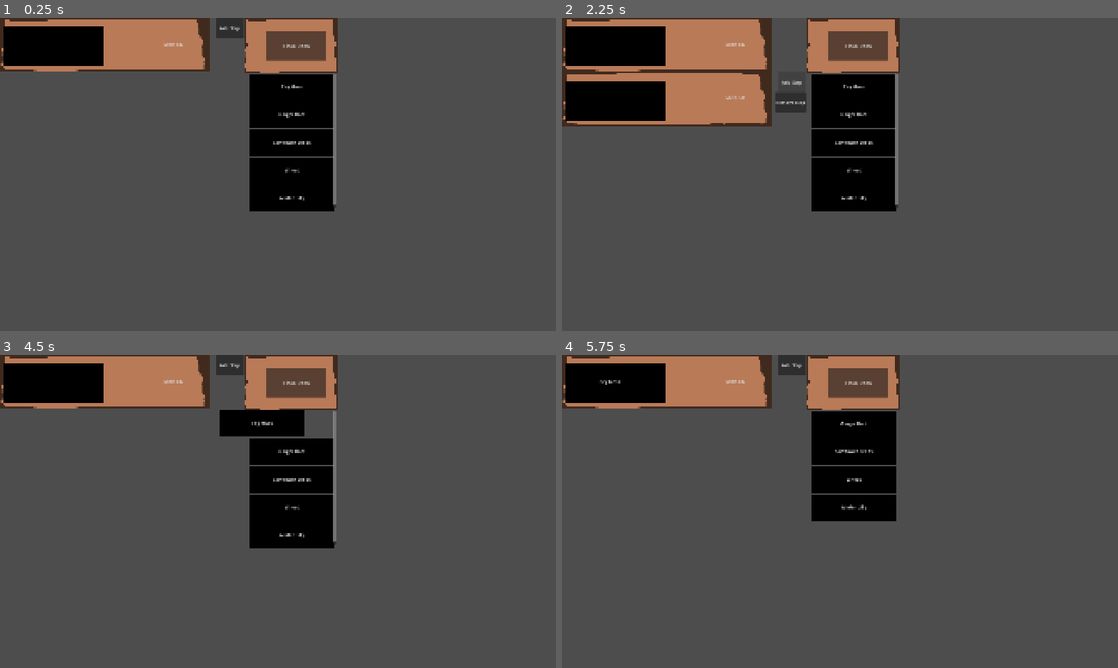
Above: before the commit, frames 1-4 (two rows, left to right).
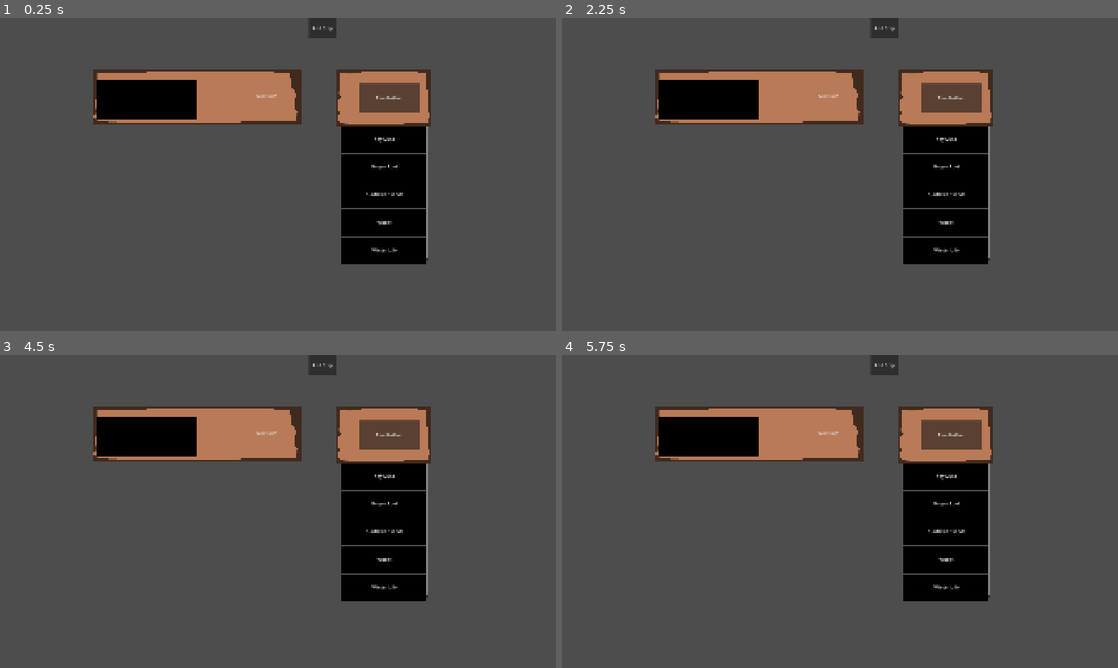
Above: after the commit, the same moments.

Repository: unimelb-game-makers/Team-Quibble-Production
Game: Godot game, scene res://scenes/mini_games/recipe_scene.tscn
Same seed, same stepped clock (60 frames per second), same inputs: the game is played once before the commit and once after it. This scene is started directly instead of the project's main scene.
Inputs (mouse positions are in pixels of both pictures, inside the frame that each line leads up to):
- Up to frame 1 (0.25 s): no input
- Up to frame 2 (2.25 s): click "FinalButton" at 0.5 s; click (734, 43) at 1.25 s, where only the run before the commit has a clickable "Method?"; click (789, 27) at 2 s, where only the run before the commit has a clickable "Add Step"
- Up to frame 3 (4.5 s): click (227, 439) at 2.75 s, where only the run before the commit has a clickable "Remove Step"; tap Enter at 3.5 s; drag from (77, 380) to (289, 423) at 3.52 s; tap Space at 4.25 s; drag from (289, 423) to (77, 380) at 4.27 s
- Up to frame 4 (5.75 s): move the mouse to (612, 383) at 5.02 s; hold D (move_right) from 5.03 s (still down); hold Left (camera_left) from 5.03 s (still down); click (612, 383) at 5.17 s; tap E (interact) at 5.3 s

The runs differ from the first frame. In frame 1, 31% of the frame differs, in the area x 0-78%, y 0-79%; in frame 2, 32%; in frame 3, 30%; in frame 4, 29%.

Commit message:
minigames inheritance + pestle fixed

Diff:
--- /dev/null
+++ b/cozy-potion-game/scenes/mini_games/cauldron_scene.gd
@@ -0,0 +1,4 @@
+extends Minigame
+
+func _ready() -> void:
+	$CanvasLayer.potion_made.connect(win_minigame)
--- a/cozy-potion-game/scenes/mini_games/cauldron_scene.tscn
+++ b/cozy-potion-game/scenes/mini_games/cauldron_scene.tscn
@@ -1,6 +1,7 @@
 [gd_scene format=3 uid="uid://b8cph38syc08d"]
 
 [ext_resource type="Script" uid="uid://b05k1s1jgk3jh" path="res://scripts/ui/cauldron_crafting_ui.gd" id="1_c2v7o"]
+[ext_resource type="Script" uid="uid://njh3e0ivu6i5" path="res://scenes/mini_games/cauldron_scene.gd" id="1_if6mv"]
 [ext_resource type="Texture2D" uid="uid://co3mgwg1g4mx6" path="res://assets/sprites/cauldron_placeholder.jpg" id="2_6g1p8"]
 [ext_resource type="Script" uid="uid://bytx8uyvjb5ht" path="res://scripts/potion_crafting/potion_brewing.gd" id="3_nsau4"]
 
@@ -15,6 +16,7 @@
 font_size = 23
 
 [node name="CauldronScene" type="Node2D" unique_id=934424114]
+script = ExtResource("1_if6mv")
 
 [node name="CanvasLayer" type="CanvasLayer" parent="." unique_id=1608703175 node_paths=PackedStringArray("potion_brewer …(184 unchanged characters)…
 script = ExtResource("1_c2v7o")
--- a/cozy-potion-game/scenes/mini_games/crushing_minigame_scene.tscn
+++ b/cozy-potion-game/scenes/mini_games/crushing_minigame_scene.tscn
@@ -2,78 +2,30 @@
 
 [ext_resource type="Script" uid="uid://cms2728e0rt6h" path="res://scripts/minigame/crushing_minigame/crushing_minigame_scene.gd" id="1_fhxy2"]
 [ext_resource type="PackedScene" uid="uid://bvwov7462yf1x" path="res://scenes/prefabs/minigame/crushing_minigame/pestle.tscn" id="1_j31fb"]
-[ext_resource type="Texture2D" uid="uid://ctv72nx3uvy8c" path="res://assets/sprites/minigame/crushing_minigame/blue_mortar_scene.jpeg" id="2_8v1xe"]
+[ext_resource type="Texture2D" uid="uid://w2ytjmje0lw2" path="res://assets/sprites/minigame/crushing_minigame/Tan stone mortar.jpeg" id="2_eukv0"]
 [ext_resource type="PackedScene" uid="uid://dndijkbu6kmrt" path="res://scenes/prefabs/minigame/crushing_minigame/ingredient_ball.tscn" id="2_fhxy2"]
-[ext_resource type="Texture2D" uid="uid://uepnxtqkou3g" path="res://assets/sprites/minigame/crushing_minigame/arrow_unfocus.png" id="3_fhxy2"]
-[ext_resource type="Texture2D" uid="uid://cw2c1lwuqh461" path="res://assets/sprites/minigame/crushing_minigame/arrow.png" id="4_bmuh6"]
 
-[node name="CrushingMinigame" type="Control" unique_id=126500727 node_paths=PackedStringArray("win_label_placeholder")]
-layout_mode = 3
-anchors_preset = 15
-anchor_right = 1.0
-anchor_bottom = 1.0
-grow_horizontal = 2
-grow_vertical = 2
-mouse_filter = 2
+[node name="CrushingMinigame" type="Node2D" unique_id=1614224699]
 script = ExtResource("1_fhxy2")
-win_label_placeholder = NodePath("Label")
 
-[node name="Node2D" type="Node2D" parent="." unique_id=1614224699]
+[node name="Mortar" type="StaticBody2D" parent="." unique_id=611331611]
+position = Vector2(960, 668)
 
-[node name="Mortar" type="StaticBody2D" parent="Node2D" unique_id=611331611]
-position = Vector2(586, 411)
+[node name="Sprite2D" type="Sprite2D" parent="Mortar" unique_id=1375926958]
+position = Vector2(-35, -13)
+scale = Vector2(0.72, 0.72)
+texture = ExtResource("2_eukv0")
+region_enabled = true
+region_rect = Rect2(364.23303, 218.25635, 788.9972, 665.39685)
 
-[node name="CollisionPolygon2D" type="CollisionPolygon2D" parent="Node2D/Mortar" unique_id=2009040266]
+[node name="CollisionPolygon2D" type="CollisionPolygon2D" parent="Mortar" unique_id=2009040266]
 polygon = PackedVector2Array(-34, -15, -142, -37, -171, -78, -177, -115, -205, -114, -192, -39, -126, 64, -34, 106, 61, 98, 131, 51, 175, -17, 197, -109, 196, -124, 165, -126, 145, -73, 96, -41, 29, -24)
 
-[node name="IngredientBall" parent="Node2D" unique_id=932391481 groups=["IngredientBall"] instance=ExtResource("2_fhxy2")]
-position = Vector2(520, 158)
+[node name="IngredientBall" parent="." unique_id=932391481 groups=["IngredientBall"] instance=ExtResource("2_fhxy2")]
+position = Vector2(832, 448)
 
-[node name="IngredientBall2" parent="Node2D" unique_id=1684924022 groups=["IngredientBall"] instance=ExtResource("2_fhxy2")]
-position = Vector2(670, 162)
+[node name="IngredientBall2" parent="." unique_id=1684924022 groups=["IngredientBall"] instance=ExtResource("2_fhxy2")]
+position = Vector2(1088, 448)
 
-[node name="Mortar2" parent="Node2D" unique_id=1770029033 instance=ExtResource("1_j31fb")]
-position = Vector2(174, 271)
-
-[node name="TextureRect" type="TextureRect" parent="." unique_id=423263158]
-z_index = -10
-layout_mode = 1
-anchors_preset = 15
-anchor_right = 1.0
-anchor_bottom = 1.0
-grow_horizontal = 2
-grow_vertical = 2
-mouse_filter = 2
-texture = ExtResource("2_8v1xe")
-expand_mode = 1
-
-[node name="TextureButton" type="TextureButton" parent="." unique_id=1755876509]
-texture_filter = 1
-layout_mode = 1
-anchors_preset = -1
-anchor_left = 0.813
-anchor_right = 1.0
-anchor_bottom = 1.0
-offset_left = 59.42395
-offset_top = 216.0
-offset_right = -52.0
-offset_bottom = -271.0
-grow_horizontal = 2
-grow_vertical = 2
-pivot_offset = Vector2(100, 100)
-texture_normal = ExtResource("3_fhxy2")
-texture_hover = ExtResource("4_bmuh6")
-texture_focused = ExtResource("4_bmuh6")
-stretch_mode = 0
-
-[node name="Label" type="RichTextLabel" parent="." unique_id=197231831]
-visible = false
-layout_mode = 0
-offset_left = 195.0
-offset_top = 167.0
-offset_right = 935.0
-offset_bottom = 372.0
-mouse_filter = 2
-theme_override_font_sizes/normal_font_size = 143
-bbcode_enabled = true
-text = "[rainbow freq=.3 sat=0.8 val=0.8]your did it[/rainbow]"
+[node name="Mortar2" parent="." unique_id=1770029033 instance=ExtResource("1_j31fb")]
+position = Vector2(960, 256)
--- a/cozy-potion-game/scenes/mini_games/recipe_scene.tscn
+++ b/cozy-potion-game/scenes/mini_games/recipe_scene.tscn
@@ -6,6 +6,7 @@
 [ext_resource type="Texture2D" uid="uid://chtt062vyqabl" path="res://assets/sprites/thinghere.png" id="4_ryrtb"]
 
 [node name="RecipeScene" type="Node2D" unique_id=720193852]
+position = Vector2(320, 180)
 script = ExtResource("1_sdkqr")
 
 [node name="StepHolder" type="Node2D" parent="." unique_id=56645331]
--- a/cozy-potion-game/scenes/user_interface/popup_sub_window.tscn
+++ b/cozy-potion-game/scenes/user_interface/popup_sub_window.tscn
@@ -1,7 +1,6 @@
 [gd_scene format=3 uid="uid://b3cd2a5yxvfp"]
 
 [ext_resource type="Script" uid="uid://cwkp4uesjlu0l" path="res://scripts/popup_sub_window.gd" id="1_xhyie"]
-[ext_resource type="Texture2D" uid="uid://chtt062vyqabl" path="res://assets/sprites/thinghere.png" id="2_2rywg"]
 
 [sub_resource type="Animation" id="Animation_mb0g6"]
 length = 0.001
@@ -28,6 +27,18 @@
 "transitions": PackedFloat32Array(1),
 "update": 0,
 "values": [Color(1, 1, 1, 1)]
+}
+tracks/2/type = "value"
+tracks/2/imported = false
+tracks/2/enabled = true
+tracks/2/path = NodePath("PanelContainer:position")
+tracks/2/interp = 1
+tracks/2/loop_wrap = true
+tracks/2/keys = {
+"times": PackedFloat32Array(0),
+"transitions": PackedFloat32Array(1),
+"update": 0,
+"values": [Vector2(0, 0)]
 }
 
 [sub_resource type="Animation" id="Animation_uh2bh"]
@@ -58,6 +69,18 @@
 "update": 0,
 "values": [Color(1, 1, 1, 0), Color(1, 1, 1, 1)]
 }
+tracks/2/type = "value"
+tracks/2/imported = false
+tracks/2/enabled = true
+tracks/2/path = NodePath("PanelContainer:position")
+tracks/2/interp = 1
+tracks/2/loop_wrap = true
+tracks/2/keys = {
+"times": PackedFloat32Array(0, 0.2),
+"transitions": PackedFloat32Array(1, 1),
+"update": 0,
+"values": [Vector2(0, 64), Vector2(0, 0)]
+}
 
 [sub_resource type="Animation" id="Animation_8ihcq"]
 resource_name = "fade_out"
@@ -87,6 +110,18 @@
 "update": 0,
 "values": [Color(1, 1, 1, 1), Color(1, 1, 1, 0)]
 }
+tracks/2/type = "value"
+tracks/2/imported = false
+tracks/2/enabled = true
+tracks/2/path = NodePath("PanelContainer:position")
+tracks/2/interp = 1
+tracks/2/loop_wrap = true
+tracks/2/keys = {
+"times": PackedFloat32Array(0, 0.2),
+"transitions": PackedFloat32Array(1, 1),
+"update": 0,
+"values": [Vector2(0, 64), Vector2(0, 0)]
+}
 
 [sub_resource type="AnimationLibrary" id="AnimationLibrary_vsj0n"]
 _data = {
@@ -95,8 +130,7 @@
 &"fade_out": SubResource("Animation_8ihcq")
 }
 
-[sub_resource type="StyleBoxTexture" id="StyleBoxTexture_ajxib"]
-texture = ExtResource("2_2rywg")
+[sub_resource type="StyleBoxEmpty" id="StyleBoxEmpty_eukv0"]
 
 [sub_resource type="ViewportTexture" id="ViewportTexture_2rywg"]
 viewport_path = NodePath("SubViewport")
@@ -111,23 +145,17 @@
 
 [node name="SubViewport" type="SubViewport" parent="." unique_id=230729811]
 transparent_bg = true
-size = Vector2i(1600, 900)
+size = Vector2i(1920, 1080)
 
 [node name="PanelContainer" type="PanelContainer" parent="." unique_id=64089137]
-anchors_preset = 8
-anchor_left = 0.5
-anchor_top = 0.5
-anchor_right = 0.5
-anchor_bottom = 0.5
-offset_left = -800.0
-offset_top = -450.0
-offset_right = 800.0
-offset_bottom = 450.0
+anchors_preset = 15
+anchor_right = 1.0
+anchor_bottom = 1.0
 grow_horizontal = 2
 grow_vertical = 2
 size_flags_horizontal = 4
 size_flags_vertical = 4
-theme_override_styles/panel = SubResource("StyleBoxTexture_ajxib")
+theme_override_styles/panel = SubResource("StyleBoxEmpty_eukv0")
 
 [node name="SubViewportTexture" type="TextureRect" parent="PanelContainer" unique_id=754107476]
 layout_mode = 2
--- a/cozy-potion-game/scripts/minigame/crushing_minigame/crushing_minigame_scene.gd
+++ b/cozy-potion-game/scripts/minigame/crushing_minigame/crushing_minigame_scene.gd
@@ -1,9 +1,6 @@
-extends Control
+extends Minigame
 #controller for mortar and pestle scene
 
-signal minigame_won()
-
-@export var win_label_placeholder: RichTextLabel
 @export var win_check_interval: float = 0.1
 var win_check_timer: float
 
--- a/cozy-potion-game/scripts/minigame/crushing_minigame/ingredient_ball.gd
+++ b/cozy-potion-game/scripts/minigame/crushing_minigame/ingredient_ball.gd
@@ -20,13 +20,17 @@
 @export var texture: Control
 var internal_scale = 1
 
+#signal split_into(_ingredient: IngredientBall)
 
 #if this ball can still split, for each marker in the split markers array,
 #generate a smaller duplicate of this ball and increment its split count, then put it on that marker
 func split() -> void:
+
 	if split_count < split_limit:
+
 		for marker in split_markers:
 			var new_ball: IngredientBall = duplicate()
+			#split_into.emit(new_ball)
 			new_ball.split_count += 1
 			new_ball.global_position = marker.global_position
 			new_ball.set_internal_scale(internal_scale * split_scale)
--- a/cozy-potion-game/scripts/minigame/crushing_minigame/pestle.gd
+++ b/cozy-potion-game/scripts/minigame/crushing_minigame/pestle.gd
@@ -10,7 +10,6 @@
 func _physics_process(_delta: float) -> void:
 	#direction to move
 	var mouse_world_position = get_tree().root.get_mouse_position()
-	mouse_world_position = to_local(mouse_world_position)
 	var move_dir = (mouse_world_position - position).normalized()
 
 	#the speed we move towards the cursor is dependent on how far away we are from it
--- /dev/null
+++ b/cozy-potion-game/scripts/minigame/minigame.gd
@@ -0,0 +1,7 @@
+class_name Minigame extends Node2D
+
+signal minigame_won
+
+func win_minigame() -> void:
+	process_mode = Node.PROCESS_MODE_DISABLED
+	minigame_won.emit()
--- a/cozy-potion-game/scripts/popup_sub_window.gd
+++ b/cozy-potion-game/scripts/popup_sub_window.gd
@@ -51,9 +51,3 @@
 	popup.queue_free()
 
 	player.accepting_control = true
-
-## this was connected in-editor.
-## TODO: set mechanically for all interactables in scene. this could be done by giving the
-## interactable a group
-## func _on_interactable_object_interacted(_scene_to_load: PackedScene) -> void:
-##	start_display_popup(_scene_to_load.instantiate())
--- a/cozy-potion-game/scripts/recipe_choosing/recipe_scene.gd
+++ b/cozy-potion-game/scripts/recipe_choosing/recipe_scene.gd
@@ -1,6 +1,4 @@
-extends Node2D
-
-signal minigame_won()
+extends Minigame
 
 # Holds all steps
 @onready var step_holder: Node2D = $StepHolder
@@ -11,14 +9,10 @@
 
 
 func _ready() -> void:
-	final_button.pressed.connect(end_scene)
+	final_button.pressed.connect(win_minigame)
 
 # Called when placing ingredient, so new container can get dragged ingredient
 func get_dragging() -> Ingredient:
 	return storage.get_dragging_ingredient()
 
 # Called when Final Button Pressed, gets selected choices, moves to next scene
-func end_scene() -> void:
-	print(step_holder.get_final_steps())
-
-	minigame_won.emit()
--- a/cozy-potion-game/scripts/ui/cauldron_crafting_ui.gd
+++ b/cozy-potion-game/scripts/ui/cauldron_crafting_ui.gd
@@ -1,6 +1,6 @@
 extends CanvasLayer
 
-signal minigame_won()
+signal potion_made
 
 @export var potion_brewer: PotionBrewing
 @export var label_money_counter: Label
@@ -64,7 +64,7 @@
 	potion_created_name_label.text = "You made a %s!" % created_potion.name
 	potion_created_value_label.text = "(which you can sell for $%d.)" % created_potion.value
 
-	minigame_won.emit()
+	potion_made.emit()
 	reset_potion()
 
 
Binary file added: cozy-potion-game/assets/sprites/minigame/crushing_minigame/Tan stone mortar.jpeg
Not shown, added: cozy-potion-game/assets/sprites/minigame/crushing_minigame/Tan stone mortar.jpeg.import
Not shown, added: cozy-potion-game/scenes/mini_games/cauldron_scene.gd.uid
Not shown, added: cozy-potion-game/scripts/minigame/minigame.gd.uid
